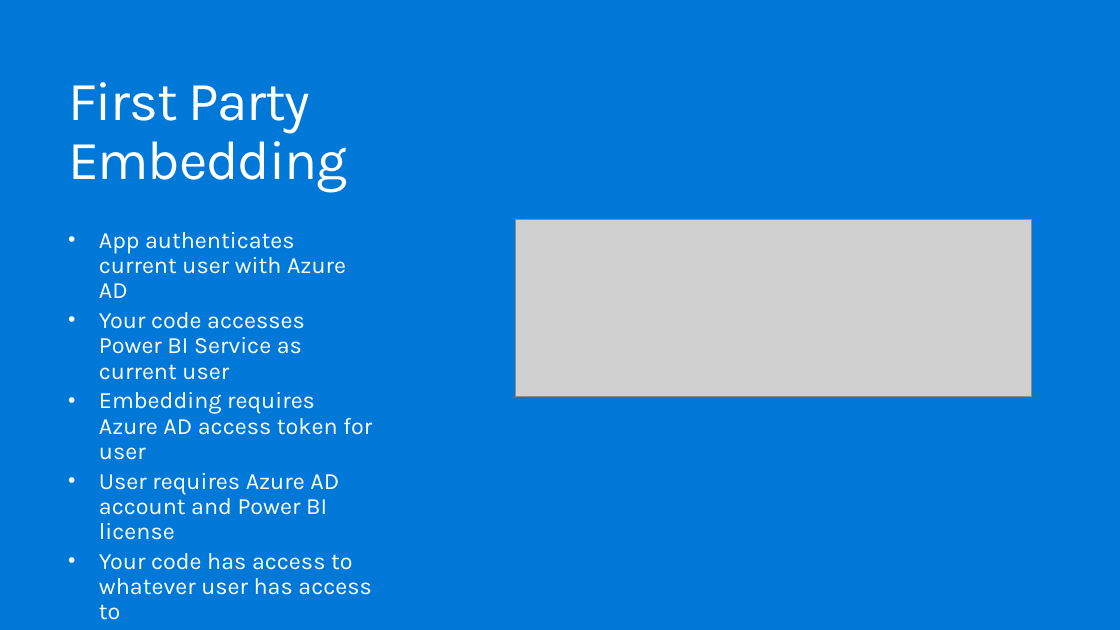
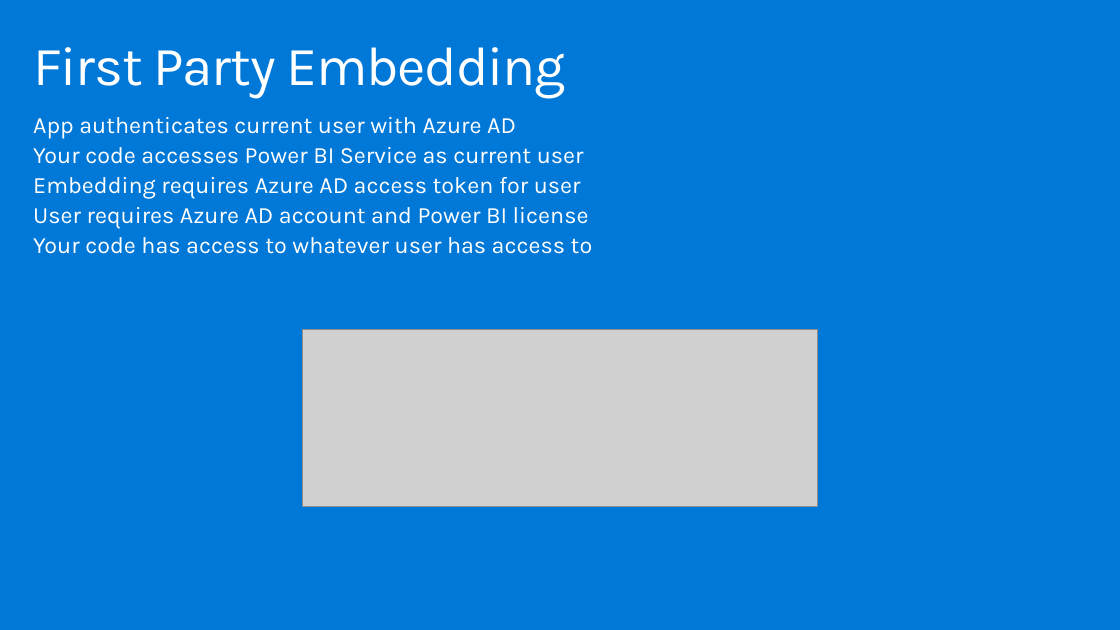
Before and after one commit to hnc198/AzurePowerBI, a slide deck: slide 8 of Hands-on Modules/Embedding/1. What is Power BI Embedded.pptx (slide 10 before the commit). Drawn at 1120x630 pixels with LibreOffice and Linux fonts; fonts in the diff are those of the drawing; grey boxes stand for pictures. Boxes give left, top, right and bottom in pixels: in the first picture for what was removed or moved away, otherwise in the second. Text is boxed around its words. In the diff, an @@ line names an element or a change of style, - is before the commit and + after.

```diff
--- a/Hands-on Modules/Embedding/1. What is Power BI Embedded.pptx
+++ b/Hands-on Modules/Embedding/1. What is Power BI Embedded.pptx
@@ title "First Party Embedding" rewrapped from (68, 82, 347, 193) to (33, 47, 565, 99) @@
@@ text "App authenticates current user with ...": place and size @@
-text "App authenticates current user with ..." at (99, 232, 372, 620)
+text "App authenticates current user with ..." at (33, 117, 593, 254)
@@ text "App authenticates current user with ..." at (33, 117, 593, 254): bullet • to none @@
@@ picture: place and size @@
-picture at (515, 220, 1031, 397)
+picture at (302, 330, 818, 507)
```
Also in this commit, not shown: 6 other slides changed, 8 slides added, 1 slide removed, 4 other files.
